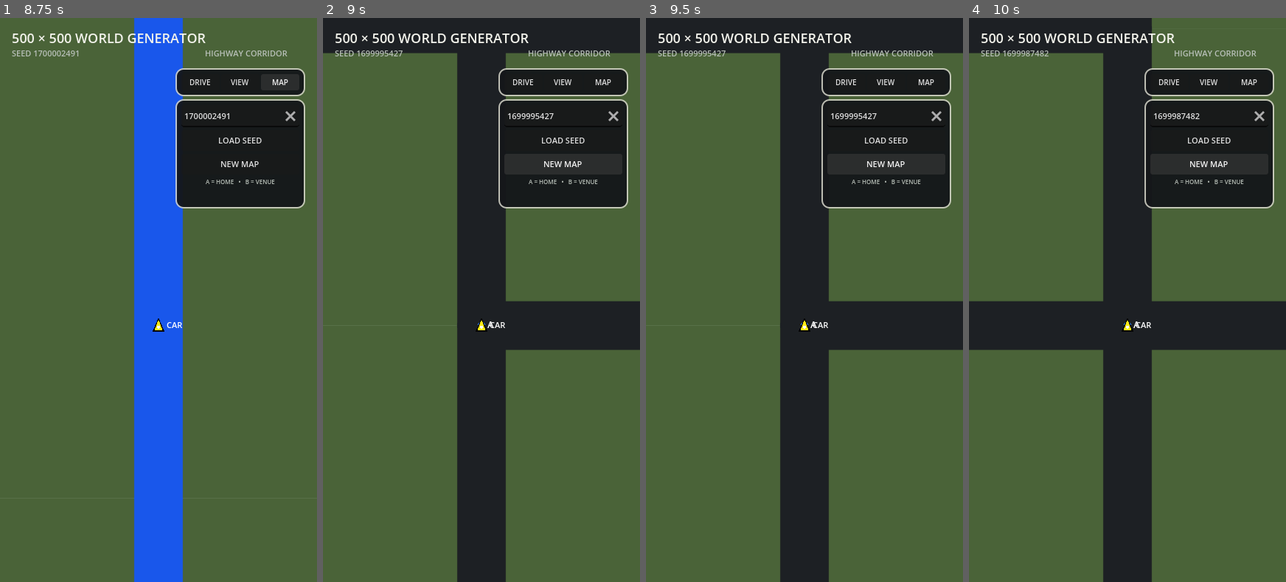
Above: before the commit, frames 1-4 (left to right).
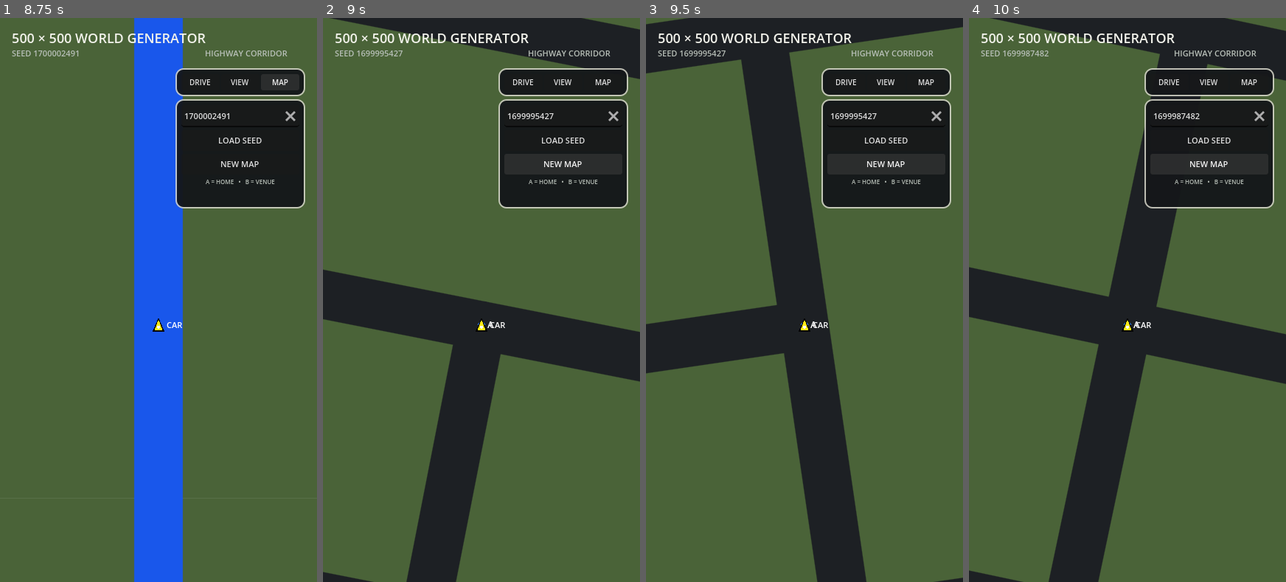
Above: after the commit, the same moments.

Repository: patrickcallahancomedy/comedian
Game: Godot game, scene res://scenes/drive/grid_world_prototype.tscn
The game is run twice, just before and just after one commit, with the same random seed, the same clock (stepped at 60 frames per second) and the same inputs. This scene is started directly instead of the project's main scene.
Inputs (mouse positions are in pixels of both pictures, inside the frame that each line leads up to):
- Up to frame 1 (8.75 s): click "DRIVE" at 0.5 s; click "RUN" at 1.25 s; tap Enter (ui_accept) at 2, 2.27, 5.27 s; move the mouse to (228, 271) at 2.02 s; hold Right 2.03-2.75 s; tap Space every 1.5 s from 2.1 to 6.6 s; click (228, 271) at 2.17 s; drag from (95, 328) to (142, 412) at 2.77 s; move the mouse to (190, 175) at 3.52 s; hold Right 3.53-4.25 s; drag from (142, 412) to (63, 215) at 4.27 s; move the mouse to (253, 384) at 5.02 s; hold Left 5.03-5.75 s; drag from (63, 215) to (110, 159) at 5.77 s; move the mouse to (174, 300) at 6.52 s; hold Left 6.53-7.25 s; click (174, 300) at 6.67 s; click "VIEW" at 7.25 s; click "MAP" at 8 s
- Up to frame 2 (9 s): click "NEW MAP" at 8.75 s
- Up to frame 3 (9.5 s): no input
- Up to frame 4 (10 s): click "NEW MAP" at 9.5 s

Frame 1 is identical in both runs. In frame 2, 23% of the frame differs, in the area x 0-100%, y 0-100%; in frame 3, 20%; in frame 4, 24%.

Commit message:
Allow same-side city highway layouts

Diff:
--- a/godot/scripts/drive/grid_world_generator.gd
+++ b/godot/scripts/drive/grid_world_generator.gd
@@ -5,12 +5,12 @@
 ##
 ## One 500 x 500 logical grid contains every road system.
 ## Generation order:
-## 1. Reserve the centered 9-lane highway corridor.
-## 2. Place Point A / home neighborhood and Point B / city in outer corners
-##    on opposite sides of that reserved corridor.
+## 1. Reserve the centered single-highway corridor.
+## 2. Place Point A / home neighborhood and Point B / city in two different
+##    outer corners. They may be on the same side of the highway.
 ## 3. Generate the local street grids inside those corner footprints.
-## 4. Keep the existing auxiliary/connector graph available underneath for
-##    later reintegration while its blue rendering remains disabled.
+## 4. Generate each auxiliary lane on the same side of the highway as the
+##    local region it serves, then connect that lane to the local grid.
 ##
 ## The road classes are different generation rules inside one graph, not
 ## separate gameplay scenes or scale changes.
@@ -277,21 +277,14 @@
 		(CITY_ROWS - 1) * CITY_SPACING
 	)
 
-	# The corridor is reserved first. Local regions are then pushed all the
-	# way out to corners on OPPOSITE sides of it:
-	# CITY | corridor | NEIGHBORHOOD.
-	var horizontal: bool = bool(planned_highway_corridor["horizontal"])
-	var city_corner := 0
-	var neighborhood_corner := 3
-
-	if horizontal:
-		# City in a top corner; neighborhood in a bottom corner.
-		city_corner = _rng.randi_range(0, 1)
-		neighborhood_corner = _rng.randi_range(2, 3)
-	else:
-		# City in a left corner; neighborhood in a right corner.
-		city_corner = 0 if _rng.randi_range(0, 1) == 0 else 2
-		neighborhood_corner = 1 if _rng.randi_range(0, 1) == 0 else 3
+	# The highway is reserved first, then each local region chooses an outer
+	# corner independently. Only the exact same corner is disallowed because
+	# the two local grids would overlap. Adjacent corners are valid, so both
+	# regions can naturally appear on the same side of the highway.
+	var neighborhood_corner: int = _rng.randi_range(0, 3)
+	var city_corner: int = _rng.randi_range(0, 2)
+	if city_corner >= neighborhood_corner:
+		city_corner += 1
 
 	var neighborhood_origin := _corner_origin_for_span(
 		neighborhood_span,
@@ -741,8 +734,9 @@
 	var lane_connector_end := Vector2i.ZERO
 	var lane_side := 1
 
-	# Pink is one auxiliary highway lane following A -> B travel.
-	# Neighborhood is the on-ramp; city is the off-ramp.
+	# Each auxiliary lane follows A -> B travel and always sits on the side
+	# of the highway nearest the local region it serves. This means the city
+	# off-ramp automatically changes sides whenever the city changes sides.
 	if horizontal_highway:
 		var highway_y: int = highway_start.y
 		var side: int = -1 if center.y < highway_y else 1
--- a/godot/tests/grid_world_generator_test.gd
+++ b/godot/tests/grid_world_generator_test.gd
@@ -52,8 +52,8 @@
 		"Nine-lane highway corridor was not reserved at world center"
 	)
 	_check(
-		_regions_flank_reserved_corridor(first),
-		"City and neighborhood are not on opposite outer sides of the corridor"
+		_regions_clear_reserved_corridor(first),
+		"City or neighborhood overlaps the reserved highway corridor"
 	)
 
 	_check(
@@ -187,6 +187,8 @@
 	var highway_maps: int = 0
 	var highways_with_turns: int = 0
 	var same_corner_maps: int = 0
+	var same_highway_side_maps: int = 0
+	var off_ramps_on_wrong_side: int = 0
 	var disconnected_maps: int = 0
 	var maps_with_dead_ends: int = 0
 	var maps_with_bad_pink_geometry: int = 0
@@ -232,6 +234,23 @@
 		if same_horizontal_half and same_vertical_half:
 			same_corner_maps += 1
 
+		var highway_a: Vector2i = candidate.nodes[
+			int(candidate.highway_nodes[0])
+		]
+		var highway_b: Vector2i = candidate.nodes[
+			int(candidate.highway_nodes[1])
+		]
+		var highway_horizontal: bool = highway_a.y == highway_b.y
+		if (
+			same_vertical_half
+			if highway_horizontal
+			else same_horizontal_half
+		):
+			same_highway_side_maps += 1
+
+		if not _off_ramp_follows_city_side(candidate):
+			off_ramps_on_wrong_side += 1
+
 		if (
 			candidate.all_nodes_reachable_from(candidate.home_node).size()
 			!= candidate.nodes.size()
@@ -247,6 +266,14 @@
 	_check(
 		same_corner_maps == 0,
 		"Neighborhood and city were generated in the same corner"
+	)
+	_check(
+		same_highway_side_maps > 0,
+		"Generator never produced a same-side city/neighborhood layout"
+	)
+	_check(
+		off_ramps_on_wrong_side == 0,
+		"City off-ramp appeared on the opposite side of the highway"
 	)
 	_check(
 		highway_maps == STRESS_SEED_COUNT,
@@ -432,7 +459,7 @@
 	return start.x == center and finish.x == center
 
 
-func _regions_flank_reserved_corridor(network) -> bool:
+func _regions_clear_reserved_corridor(network) -> bool:
 	if network.planned_highway_corridor.is_empty():
 		return false
 
@@ -441,18 +468,72 @@
 	var half_width: int = int(network.HIGHWAY_CORRIDOR_HALF_WIDTH)
 
 	if bool(corridor["horizontal"]):
+		var band_top := start.y - half_width
+		var band_bottom := start.y + half_width
 		return (
-			network.city_rect.end.y <= start.y - half_width
-			and network.neighborhood_rect.position.y
-			>= start.y + half_width
-		)
-
+			network.city_rect.end.y <= band_top
+			or network.city_rect.position.y >= band_bottom
+		) and (
+			network.neighborhood_rect.end.y <= band_top
+			or network.neighborhood_rect.position.y >= band_bottom
+		)
+
+	var band_left := start.x - half_width
+	var band_right := start.x + half_width
 	return (
-		network.city_rect.end.x <= start.x - half_width
-		and network.neighborhood_rect.position.x
-		>= start.x + half_width
-	)
-
+		network.city_rect.end.x <= band_left
+		or network.city_rect.position.x >= band_right
+	) and (
+		network.neighborhood_rect.end.x <= band_left
+		or network.neighborhood_rect.position.x >= band_right
+	)
+
+
+func _off_ramp_follows_city_side(network) -> bool:
+	if network.highway_nodes.size() != 2:
+		return false
+
+	var highway_a: Vector2i = network.nodes[int(network.highway_nodes[0])]
+	var highway_b: Vector2i = network.nodes[int(network.highway_nodes[1])]
+	var horizontal: bool = highway_a.y == highway_b.y
+	var city_center := Vector2i(network.city_rect.get_center())
+	var city_side: int = (
+		signi(city_center.y - highway_a.y)
+		if horizontal
+		else signi(city_center.x - highway_a.x)
+	)
+	if city_side == 0:
+		return false
+
+	var found_off_ramp := false
+	for key in network.edge_classes.keys():
+		if int(network.edge_classes[key]) != network.RoadClass.RAMP:
+			continue
+		var ids: Array = str(key).split(":")
+		if ids.size() != 2:
+			return false
+		var a := int(ids[0])
+		var b := int(ids[1])
+		if network.is_on_ramp_edge(a, b):
+			continue
+
+		found_off_ramp = true
+		var pa: Vector2i = network.nodes[a]
+		var pb: Vector2i = network.nodes[b]
+		var lane_coordinate: float = (
+			(float(pa.y) + float(pb.y)) * 0.5
+			if horizontal
+			else (float(pa.x) + float(pb.x)) * 0.5
+		)
+		var highway_coordinate: float = (
+			float(highway_a.y)
+			if horizontal
+			else float(highway_a.x)
+		)
+		if signf(lane_coordinate - highway_coordinate) != float(city_side):
+			return false
+
+	return found_off_ramp
 
 func _debug_route_respects_one_way_highway(
 	network,
